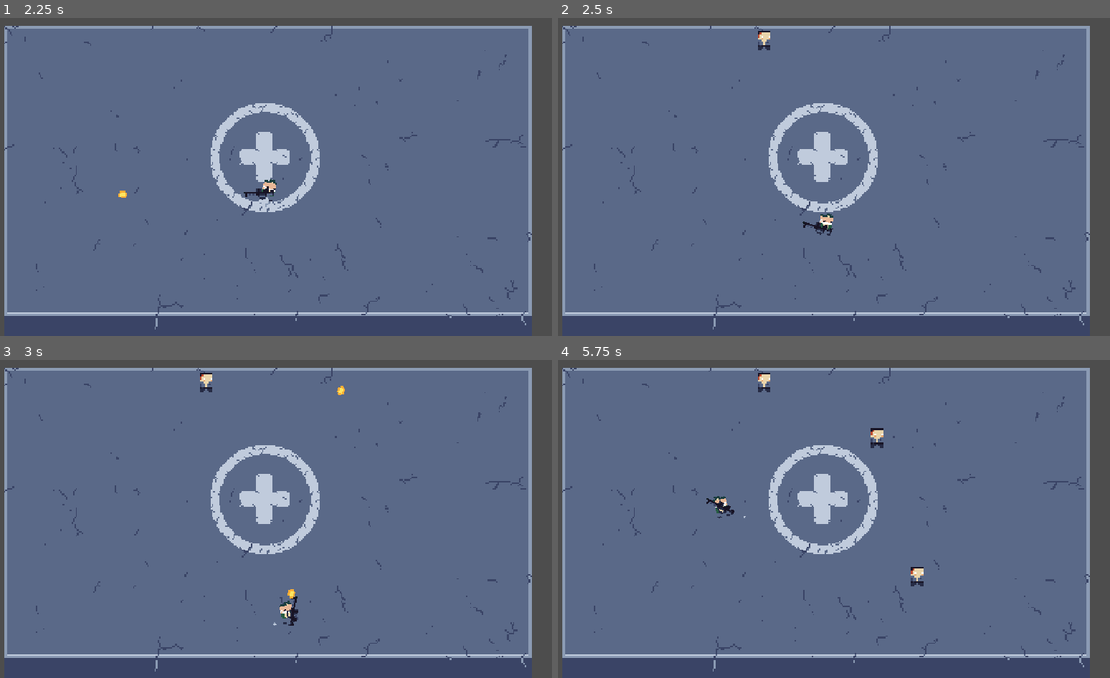
Above: before the commit, frames 1-4 (two rows, left to right).
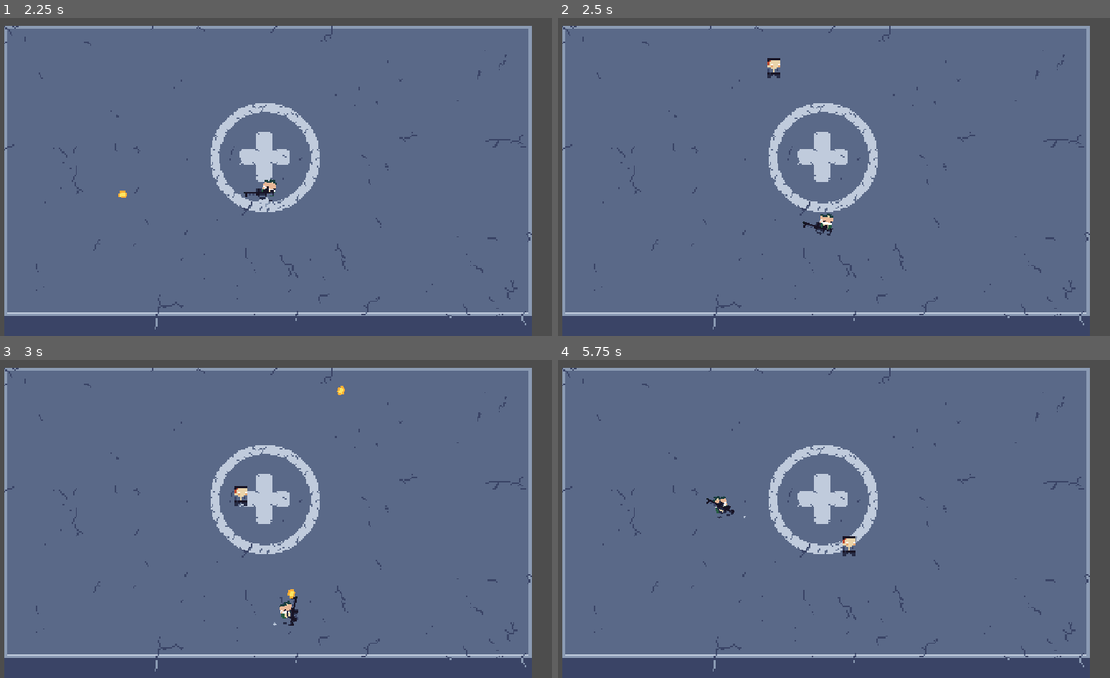
Above: after the commit, the same moments.

Repository: noahpete/zombies
Game: Godot game, scene res://scenes/ui/main_menu/main_menu.tscn
Same seed, same stepped clock (60 frames per second), same inputs: the game is played once before the commit and once after it.
Inputs (mouse positions are in pixels of both pictures, inside the frame that each line leads up to):
- Up to frame 1 (2.25 s): tap Enter at 0.5 s; move the mouse to (391, 157) at 0.52 s; press the mouse at (391, 157) at 0.53 s; hold D (right) 0.53-1.25 s; release the mouse at (391, 157) at 1.25 s; click "Host" at 1.25 s; tap Space at 2 s; move the mouse to (149, 189) at 2.02 s; hold S (down) from 2.03 s (still down); click (149, 189) at 2.1 s
- Up to frame 2 (2.5 s): keep holding S (down)
- Up to frame 3 (3 s): move the mouse to (320, 445) at 2.77 s; release S (down) at 2.78 s; press the mouse at (320, 445) at 2.78 s; hold D (right) from 2.78 s (still down)
- Up to frame 4 (5.75 s): move the mouse to (795, 582) at 3.52 s; release D (right) at 3.53 s; release the mouse at (795, 582) at 3.53 s; hold W (up) 3.53-4.28 s; click (795, 582) at 3.6 s; move the mouse to (994, 566) at 4.27 s; press the mouse at (994, 566) at 4.28 s; hold A (left) from 4.28 s (still down); move the mouse to (651, 468) at 5.02 s; release the mouse at (651, 468) at 5.03 s; click (651, 468) at 5.1 s

Frame 1 is identical in both runs. In frame 2, 0.2% of the frame differs, in the area x 36-41%, y 4-19%; in frame 3, 0.2%; in frame 4, 0.5%, in the area x 36-67%, y 4-72%.

Commit message:
Add basic Walker/enemy AI sync'd

Diff:
--- a/scenes/entities/player/player.gd
+++ b/scenes/entities/player/player.gd
@@ -40,10 +40,10 @@
 	if movement_vector.x != 0:
 		visuals.scale.x = -1 if movement_vector.x < 0 else 1
 
-	_multiplayer_authority_process()
+	_multiplayer_authority_process(delta)
 
 
-func _multiplayer_authority_process() -> void:
+func _multiplayer_authority_process(_delta: float) -> void:
 	if not is_multiplayer_authority():
 		return
 
--- a/scenes/entities/player/player.tscn
+++ b/scenes/entities/player/player.tscn
@@ -126,7 +126,7 @@
 [sub_resource type="CircleShape2D" id="CircleShape2D_kn7m8"]
 radius = 3.0
 
-[node name="Player" type="CharacterBody2D" unique_id=1363420704]
+[node name="Player" type="CharacterBody2D" unique_id=1363420704 groups=["player"]]
 collision_layer = 0
 motion_mode = 1
 script = ExtResource("1_bjvvg")
--- a/scenes/entities/walker/walker.gd
+++ b/scenes/entities/walker/walker.gd
@@ -4,8 +4,10 @@
 const SCENE: PackedScene = preload("uid://cikajgwqagnfl")
 
 @onready var area_2d: Area2D = $Area2D
+@onready var target_timer: Timer = $TargetTimer
 
 var current_health: int = 1
+var target_position: Vector2 = Vector2.ZERO
 
 
 static func create() -> Walker:
@@ -15,11 +17,52 @@
 
 func _ready() -> void:
 	area_2d.area_entered.connect(_on_area_entered)
+	target_timer.timeout.connect(_on_target_timer_timeout)
+	_get_target()
 
+
+func _process(delta: float) -> void:
+	_multiplayer_authority_process(delta)
+
+
+func _multiplayer_authority_process(_delta: float) -> void:
+	if not is_multiplayer_authority():
+		return
+
+	velocity = global_position.direction_to(target_position) * 100
+	move_and_slide()
 
 func _on_area_entered(other_area: Area2D) -> void:
 	if other_area.owner is Bullet:
 		_resolve_bullet_hit(other_area.owner)
+
+
+func _on_target_timer_timeout() -> void:
+	_get_target()
+
+
+func _get_target() -> void:
+	if not is_multiplayer_authority():
+		return
+
+	var players: Array[Node] = get_tree().get_nodes_in_group("player")
+	var nearest_player: Player = null
+	var nearest_distance_squared: float = INF
+
+	for node in players:
+		var player: Player = node as Player
+		if nearest_player == null:
+			nearest_player = player
+			nearest_distance_squared = nearest_player.global_position.distance_squared_to(global_position)
+			continue
+
+		var player_distance_squared: float = player.global_position.distance_squared_to(global_position)
+		if player_distance_squared < nearest_distance_squared:
+			nearest_distance_squared = player_distance_squared
+			nearest_player = player
+
+	if nearest_player != null:
+		target_position = nearest_player.global_position
 
 
 func _resolve_bullet_hit(bullet: Bullet) -> void:
--- a/scenes/entities/walker/walker.tscn
+++ b/scenes/entities/walker/walker.tscn
@@ -6,7 +6,7 @@
 [sub_resource type="SceneReplicationConfig" id="SceneReplicationConfig_kn7m8"]
 properties/0/path = NodePath(".:global_position")
 properties/0/spawn = true
-properties/0/replication_mode = 0
+properties/0/replication_mode = 1
 
 [sub_resource type="CircleShape2D" id="CircleShape2D_wcut5"]
 radius = 2.0
@@ -21,6 +21,10 @@
 
 [node name="MultiplayerSynchronizer" type="MultiplayerSynchronizer" parent="." unique_id=1630934842]
 replication_config = SubResource("SceneReplicationConfig_kn7m8")
+
+[node name="TargetTimer" type="Timer" parent="." unique_id=1957538713]
+wait_time = 0.1
+autostart = true
 
 [node name="Sprite2D" type="Sprite2D" parent="." unique_id=211135651]
 texture = ExtResource("1_ltol3")
